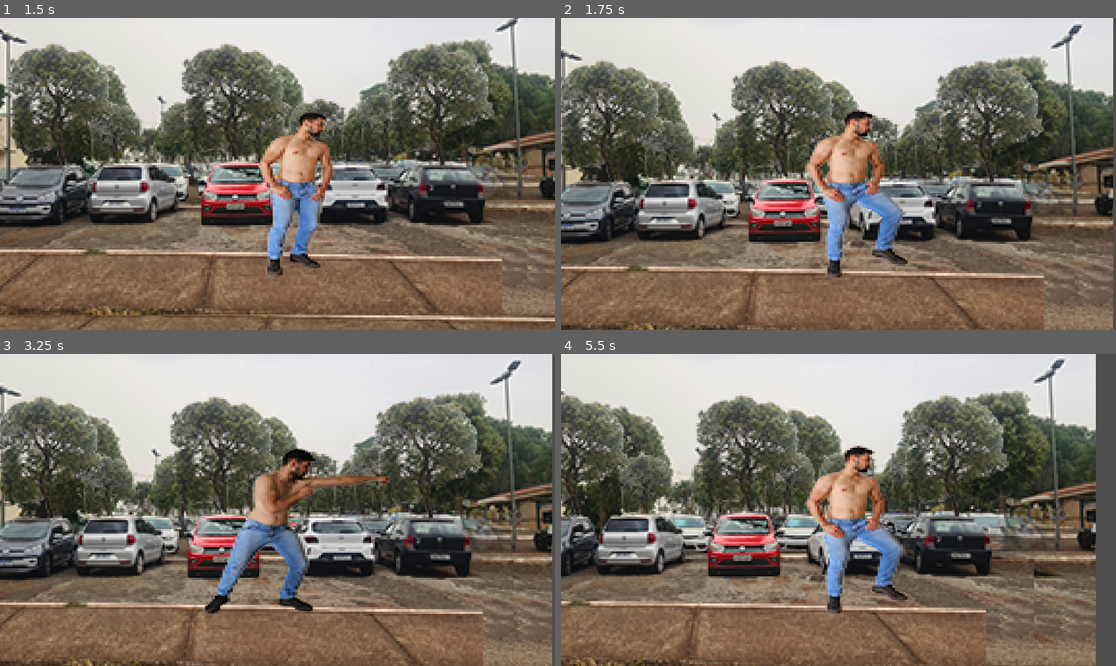
Above: before the commit, frames 1-4 (two rows, left to right).
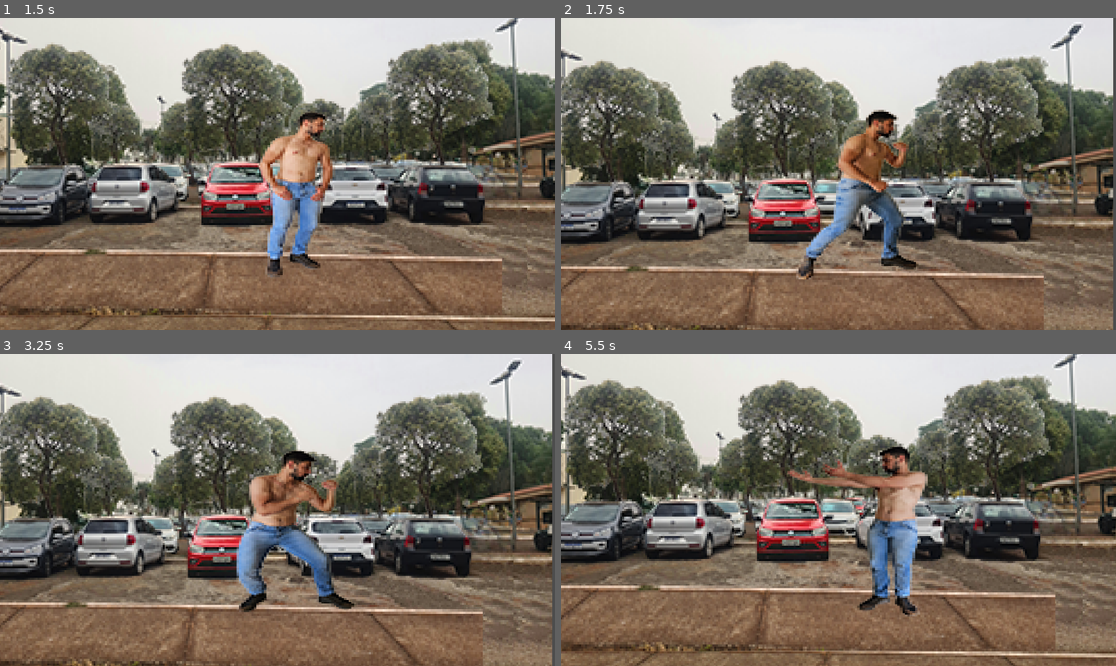
Above: after the commit, the same moments.

Repository: PHGomides/Desenvolvimento_UFcJ
Game: Godot game, scene res://Scripts/world.tscn
Same seed, same stepped clock (60 frames per second), same inputs: the game is played once before the commit and once after it.
Inputs:
- Up to frame 1 (1.5 s): tap Enter (ui_accept) at 0.5, 0.77, 1.07 s; hold Right (ui_right) from 0.53 s (still down); tap Keypad 1 (ui_punch) at 0.6 s; tap Keypad 3 (ui_especial, bound only after the commit) at 0.8, 1.35 s
- Up to frame 2 (1.75 s): keep holding Right (ui_right); tap Enter (ui_accept) at 1.52 s; tap Keypad 2 (ui_opcional, bound only after the commit) at 1.55 s
- Up to frame 3 (3.25 s): tap Enter (ui_accept) at 1.82, 2.3, 2.85, 3.02 s; release Right (ui_right) at 2.03 s; hold Left (ui_left) 2.03-2.78 s; tap Keypad 2 (ui_opcional, bound only after the commit) at 2.1 s; hold Right (ui_right) from 2.78 s (still down); tap Keypad 1 (ui_punch) at 3.05 s
- Up to frame 4 (5.5 s): tap Enter (ui_accept) at 3.32, 3.77, 4.07, 4.52, 4.82, 5.3 s; tap Keypad 1 (ui_punch) at 3.6 s; tap Keypad 3 (ui_especial, bound only after the commit) at 3.8, 4.35 s; release Right (ui_right) at 4.28 s; hold Left (ui_left) 4.28-5.03 s; tap Keypad 2 (ui_opcional, bound only after the commit) at 4.55, 5.1 s; hold Right (ui_right) from 5.03 s (still down)

Frame 1 is identical in both runs. In frame 2, 5.5% of the frame differs, in the area x 42-65%, y 29-84%; in frame 3, 5.5%; in frame 4, 59%, in the area x 0-100%, y 0-100%.

Commit message:
Adicionado Animações de soco(1,2 e 3) e especial

Diff:
--- a/game/Cenas/player.tscn
+++ b/game/Cenas/player.tscn
@@ -1,23 +1,36 @@
-[gd_scene load_steps=42 format=3 uid="uid://bqe2va7eeqr7s"]
+[gd_scene load_steps=77 format=3 uid="uid://bqe2va7eeqr7s"]
 
 [ext_resource type="Script" path="res://player.gd" id="1_o6lrx"]
 [ext_resource type="Texture2D" uid="uid://dt2vsigtmcjd2" path="res://Assests/Michel Sprites/Michel idle/1.png" id="2_jwyp1"]
+[ext_resource type="Texture2D" uid="uid://bo0bxmfamsjjl" path="res://Assests/Michel Sprites/Michel especial/1.png" id="2_oohdy"]
+[ext_resource type="Texture2D" uid="uid://bt1f2xyypdutk" path="res://Assests/Michel Sprites/Michel especial/2.png" id="3_2jbkh"]
 [ext_resource type="Texture2D" uid="uid://c0m0r2mh6bbhu" path="res://Assests/Michel Sprites/Michel idle/2.png" id="3_r82ry"]
 [ext_resource type="Texture2D" uid="uid://co2on4f8xrksa" path="res://Assests/Michel Sprites/Michel idle/3.png" id="4_lwkoh"]
+[ext_resource type="Texture2D" uid="uid://dmjo3uu1ni1uq" path="res://Assests/Michel Sprites/Michel especial/3.png" id="4_vfh0w"]
 [ext_resource type="Texture2D" uid="uid://n7scm252wh4m" path="res://Assests/Michel Sprites/Michel idle/4.png" id="5_6q74k"]
+[ext_resource type="Texture2D" uid="uid://bm8nmuvey4e6b" path="res://Assests/Michel Sprites/Michel especial/4.png" id="5_oaqop"]
 [ext_resource type="Texture2D" uid="uid://cmu1nkitk8tvt" path="res://Assests/Michel Sprites/Michel idle/5.png" id="6_hi60k"]
+[ext_resource type="Texture2D" uid="uid://v4daj0khp2vb" path="res://Assests/Michel Sprites/Michel especial/5.png" id="6_mtb45"]
+[ext_resource type="Texture2D" uid="uid://cul1ispfr16b5" path="res://Assests/Michel Sprites/Michel especial/6.png" id="7_g3kdp"]
 [ext_resource type="Texture2D" uid="uid://10a1c7ca6uoh" path="res://Assests/Michel Sprites/Michel idle/6.png" id="7_rfuc1"]
+[ext_resource type="Texture2D" uid="uid://cwgtayeb0d5nu" path="res://Assests/Michel Sprites/Michel especial/7.png" id="8_45bkl"]
 [ext_resource type="Texture2D" uid="uid://bapr5oe8v6o4t" path="res://Assests/Michel Sprites/Michel idle/7.png" id="8_ltk0q"]
+[ext_resource type="Texture2D" uid="uid://bjvmu2dqoi82i" path="res://Assests/Michel Sprites/Michel especial/8.png" id="9_nrbbc"]
 [ext_resource type="Texture2D" uid="uid://ccwy5jjlggl71" path="res://Assests/Michel Sprites/Michel idle/8.png" id="9_tdyrr"]
+[ext_resource type="Texture2D" uid="uid://cip66tkm2k32r" path="res://Assests/Michel Sprites/Michel especial/9.png" id="10_h6s0t"]
 [ext_resource type="Texture2D" uid="uid://bcdlfj2mcd8d" path="res://Assests/Michel Sprites/Michel idle/9.png" id="10_p0x61"]
+[ext_resource type="Texture2D" uid="uid://d3cyjl4yfx5cb" path="res://Assests/Michel Sprites/Michel especial/10.png" id="11_tsmbl"]
 [ext_resource type="Texture2D" uid="uid://du3uqej3no7h" path="res://Assests/Michel Sprites/Michel Andando/1.png" id="11_u4bky"]
 [ext_resource type="Texture2D" uid="uid://bpfdkrl4pbifm" path="res://Assests/Michel Sprites/Michel pulo/1.png" id="11_xu2u0"]
+[ext_resource type="Texture2D" uid="uid://cmw0s25dadxvs" path="res://Assests/Michel Sprites/Michel especial/11.png" id="12_2nq3y"]
 [ext_resource type="Texture2D" uid="uid://cto6rofe5xtog" path="res://Assests/Michel Sprites/Michel pulo/2.png" id="12_2xf0u"]
 [ext_resource type="Texture2D" uid="uid://bsapfvaag5kbq" path="res://Assests/Michel Sprites/Michel Andando/2.png" id="12_5lfsf"]
+[ext_resource type="Texture2D" uid="uid://chvadejlfxuce" path="res://Assests/Michel Sprites/Michel especial/_0000_Camada-13.png" id="13_kil8u"]
 [ext_resource type="Texture2D" uid="uid://bbgr31l2htdlu" path="res://Assests/Michel Sprites/Michel Andando/3.png" id="13_uodbb"]
 [ext_resource type="Texture2D" uid="uid://jeh8g161w0kv" path="res://Assests/Michel Sprites/Michel pulo/3.png" id="13_w1gfu"]
 [ext_resource type="Texture2D" uid="uid://mf5a1jqegnmn" path="res://Assests/Michel Sprites/Michel Andando/4.png" id="14_5qpre"]
 [ext_resource type="Texture2D" uid="uid://bhikfvpr3htii" path="res://Assests/Michel Sprites/Michel pulo/4.png" id="14_51mm0"]
+[ext_resource type="Texture2D" uid="uid://dr1xeula4uj3q" path="res://Assests/Michel Sprites/Michel especial/_0001_Camada-12.png" id="14_etufl"]
 [ext_resource type="Texture2D" uid="uid://decu5ka4bf6or" path="res://Assests/Michel Sprites/Michel pulo/5.png" id="15_drlfq"]
 [ext_resource type="Texture2D" uid="uid://b4q1ood3jxrsv" path="res://Assests/Michel Sprites/Michel Andando/5.png" id="15_u5nfp"]
 [ext_resource type="Texture2D" uid="uid://dx7iq0y7gy47o" path="res://Assests/Michel Sprites/Michel pulo/6.png" id="16_amqtn"]
@@ -39,12 +52,78 @@
 [ext_resource type="Texture2D" uid="uid://css0vhrhe4anw" path="res://Assests/Michel Sprites/Michel golpe 2/_0002_Camada-3.png" id="25_ogvv2"]
 [ext_resource type="Texture2D" uid="uid://1wtxp84op7t4" path="res://Assests/Michel Sprites/Michel golpe 2/_0003_Camada-2.png" id="26_05dqn"]
 [ext_resource type="Texture2D" uid="uid://b8cpf8i4x1l6q" path="res://Assests/Michel Sprites/Michel golpe 2/_0004_Camada-1.png" id="27_lxf4v"]
+[ext_resource type="Texture2D" uid="uid://cgbgdu7vhejjv" path="res://Assests/Michel Sprites/Michel golpe 3/1.png" id="28_q6xlx"]
+[ext_resource type="Texture2D" uid="uid://cg3imqwe3q1p" path="res://Assests/Michel Sprites/Michel golpe 3/2.png" id="29_sdiuu"]
+[ext_resource type="Texture2D" uid="uid://e16ctvwa42" path="res://Assests/Michel Sprites/Michel golpe 3/3.png" id="30_fijxs"]
+[ext_resource type="Texture2D" uid="uid://cfvj1tlblkctc" path="res://Assests/Michel Sprites/Michel golpe 3/4.png" id="31_d7tf0"]
+[ext_resource type="Texture2D" uid="uid://bcedh3lxotcmd" path="res://Assests/Michel Sprites/michel chute/1.png" id="31_qt3kk"]
+[ext_resource type="Texture2D" uid="uid://br8p5g8nx1exb" path="res://Assests/Michel Sprites/michel chute/3.png" id="32_4ahhf"]
+[ext_resource type="Texture2D" uid="uid://eyk5el6r4poa" path="res://Assests/Michel Sprites/Michel golpe 3/5.png" id="32_b6oav"]
+[ext_resource type="Texture2D" uid="uid://bhe43rxu812au" path="res://Assests/Michel Sprites/michel chute/4.png" id="33_xli3h"]
+[ext_resource type="Texture2D" uid="uid://rvqsfowb85gb" path="res://Assests/Michel Sprites/Michel golpe 3/6.png" id="33_y21m4"]
+[ext_resource type="Texture2D" uid="uid://dbmxye1ojhm4y" path="res://Assests/Michel Sprites/Michel golpe 3/7.png" id="34_6rf7h"]
+[ext_resource type="Texture2D" uid="uid://cjmlnynqle062" path="res://Assests/Michel Sprites/michel chute/5.png" id="34_esq1c"]
+[ext_resource type="Texture2D" uid="uid://rw1wvecukths" path="res://Assests/Michel Sprites/Michel golpe 3/8.png" id="35_3x4i6"]
+[ext_resource type="Texture2D" uid="uid://dsoxpyws13e5w" path="res://Assests/Michel Sprites/michel chute/6.png" id="35_ejdmu"]
+[ext_resource type="Texture2D" uid="uid://bblspll37itd7" path="res://Assests/Michel Sprites/michel chute/7.png" id="36_ec3c4"]
+[ext_resource type="Texture2D" uid="uid://gr35v5wjntlp" path="res://Assests/Michel Sprites/Michel golpe 3/9.png" id="36_ptbpf"]
+[ext_resource type="Texture2D" uid="uid://b8wuhvl485dc7" path="res://Assests/Michel Sprites/michel chute/8.png" id="37_3exb6"]
+[ext_resource type="Texture2D" uid="uid://m6g6bn7lknnf" path="res://Assests/Michel Sprites/michel chute/9.png" id="38_qe7rh"]
+[ext_resource type="Texture2D" uid="uid://dgdkt85t1e4vb" path="res://Assests/Michel Sprites/michel chute/10.png" id="39_nhbsa"]
+[ext_resource type="Texture2D" uid="uid://6k0qe1o3w3ih" path="res://Assests/Michel Sprites/michel chute/11.png" id="40_awefk"]
+[ext_resource type="Texture2D" uid="uid://dtjh2wb0sdk6i" path="res://Assests/Michel Sprites/michel chute/12.png" id="41_2o6mg"]
+[ext_resource type="Texture2D" uid="uid://dp1c1jyici8n5" path="res://Assests/Michel Sprites/michel chute/13.png" id="42_t7e3y"]
+[ext_resource type="Texture2D" uid="uid://csyjcogfgfcy7" path="res://Assests/Michel Sprites/michel chute/14.png" id="43_etp2m"]
 
 [sub_resource type="RectangleShape2D" id="RectangleShape2D_m024i"]
 size = Vector2(233, 429)
 
 [sub_resource type="SpriteFrames" id="SpriteFrames_16flq"]
 animations = [{
+"frames": [{
+"duration": 1.0,
+"texture": ExtResource("2_oohdy")
+}, {
+"duration": 1.0,
+"texture": ExtResource("3_2jbkh")
+}, {
+"duration": 1.0,
+"texture": ExtResource("4_vfh0w")
+}, {
+"duration": 1.0,
+"texture": ExtResource("5_oaqop")
+}, {
+"duration": 1.0,
+"texture": ExtResource("6_mtb45")
+}, {
+"duration": 1.0,
+"texture": ExtResource("7_g3kdp")
+}, {
+"duration": 1.0,
+"texture": ExtResource("8_45bkl")
+}, {
+"duration": 1.0,
+"texture": ExtResource("9_nrbbc")
+}, {
+"duration": 1.0,
+"texture": ExtResource("10_h6s0t")
+}, {
+"duration": 1.0,
+"texture": ExtResource("11_tsmbl")
+}, {
+"duration": 1.0,
+"texture": ExtResource("12_2nq3y")
+}, {
+"duration": 1.0,
+"texture": ExtResource("13_kil8u")
+}, {
+"duration": 1.0,
+"texture": ExtResource("14_etufl")
+}],
+"loop": false,
+"name": &"especial",
+"speed": 10.0
+}, {
 "frames": [{
 "duration": 1.0,
 "texture": ExtResource("2_jwyp1")
@@ -101,7 +180,51 @@
 }],
 "loop": false,
 "name": &"jump",
-"speed": 10.0
+"speed": 18.0
+}, {
+"frames": [{
+"duration": 1.0,
+"texture": ExtResource("31_qt3kk")
+}, {
+"duration": 1.0,
+"texture": ExtResource("32_4ahhf")
+}, {
+"duration": 1.0,
+"texture": ExtResource("33_xli3h")
+}, {
+"duration": 1.0,
+"texture": ExtResource("34_esq1c")
+}, {
+"duration": 1.0,
+"texture": ExtResource("35_ejdmu")
+}, {
+"duration": 1.0,
+"texture": ExtResource("36_ec3c4")
+}, {
+"duration": 1.0,
+"texture": ExtResource("37_3exb6")
+}, {
+"duration": 1.0,
+"texture": ExtResource("38_qe7rh")
+}, {
+"duration": 1.0,
+"texture": ExtResource("39_nhbsa")
+}, {
+"duration": 1.0,
+"texture": ExtResource("40_awefk")
+}, {
+"duration": 1.0,
+"texture": ExtResource("41_2o6mg")
+}, {
+"duration": 1.0,
+"texture": ExtResource("42_t7e3y")
+}, {
+"duration": 1.0,
+"texture": ExtResource("43_etp2m")
+}],
+"loop": true,
+"name": &"opcional",
+"speed": 5.0
 }, {
 "frames": [{
 "duration": 1.0,
@@ -141,7 +264,39 @@
 }],
 "loop": false,
 "name": &"punch2",
-"speed": 5.0
+"speed": 15.0
+}, {
+"frames": [{
+"duration": 1.0,
+"texture": ExtResource("28_q6xlx")
+}, {
+"duration": 1.0,
+"texture": ExtResource("29_sdiuu")
+}, {
+"duration": 1.0,
+"texture": ExtResource("30_fijxs")
+}, {
+"duration": 1.0,
+"texture": ExtResource("31_d7tf0")
+}, {
+"duration": 1.0,
+"texture": ExtResource("32_b6oav")
+}, {
+"duration": 1.0,
+"texture": ExtResource("33_y21m4")
+}, {
+"duration": 1.0,
+"texture": ExtResource("34_6rf7h")
+}, {
+"duration": 1.0,
+"texture": ExtResource("35_3x4i6")
+}, {
+"duration": 1.0,
+"texture": ExtResource("36_ptbpf")
+}],
+"loop": false,
+"name": &"punch3",
+"speed": 15.0
 }, {
 "frames": [{
 "duration": 0.01,
@@ -202,7 +357,7 @@
 position = Vector2(156, -94)
 scale = Vector2(0.811237, 0.554847)
 sprite_frames = SubResource("SpriteFrames_16flq")
-animation = &"punch2"
+animation = &"opcional"
 
 [node name="AnimationPlayer" type="AnimationPlayer" parent="anim"]
 
--- a/game/player.gd
+++ b/game/player.gd
@@ -8,6 +8,15 @@
 
 # Variável booleana que indica se o personagem está atacando
 var is_attacking = false
+# Variável que alterna entre os estados da animação de ataque
+var attack_state = 0
+
+# Variável para decidir se o especial pode ser usado
+var using_special = false
+var special_could = true
+
+#variavel para usar ataque opcional
+var opcional_attack = false
 
 # Referência ao nó AnimatedSprite2D, que controla as animações do personagem
 @onready var animation := $anim as AnimatedSprite2D
@@ -19,7 +28,7 @@
 		velocity += get_gravity() * delta
 
 	# Lógica para o pulo.
-	if Input.is_action_just_pressed("ui_accept") and is_on_floor():
+	if Input.is_action_just_pressed("ui_accept") and is_on_floor() and not is_attacking:
 		is_jumping = true
 		velocity.y = JUMP_VELOCITY
 	elif is_on_floor():
@@ -28,14 +37,36 @@
 	# Lógica para ataque.
 	if Input.is_action_just_pressed("ui_punch") and not is_attacking:
 		print("1 foi pressionado")
-		animation.play("punch1")  # Reproduz a animação de soco
 		is_attacking = true  # Marca que o personagem está atacando
 
-	# Captura a direção horizontal com base na entrada do jogador (teclas esquerda/direita)
-	var direction := Input.get_axis("ui_left", "ui_right")
-	if !is_attacking:
-	# Direita retorna 1, esquerda retorna -1
-		if direction:
+		# Alterna entre as animações de punch
+		if attack_state == 0:
+			animation.play("punch1")
+			attack_state = 1
+		elif attack_state == 1:
+			animation.play("punch2")
+			attack_state = 2
+		else:
+			animation.play("punch3")
+			attack_state = 0
+
+	#logica para usar ataque opcional
+	if Input.is_action_just_pressed("ui_opcional") and not is_attacking and not opcional_attack:
+		print("2 foi pressionado")
+		animation.play("opcional")
+
+	# Lógica para o ataque especial
+	if Input.is_action_just_pressed("ui_especial") and is_on_floor() and not using_special and not is_attacking and special_could:
+		print("3 foi pressionado")
+		animation.play("especial")
+		is_attacking = true
+		using_special = true # Marca o especial como usado
+
+	# Movimento só é permitido se não estiver atacando
+	if not is_attacking:
+		var direction := Input.get_axis("ui_left", "ui_right")
+
+		if direction != 0:
 			velocity.x = direction * SPEED
 			# Corrigir apenas o sinal da escala, mantendo o valor absoluto constante
 			animation.scale.x = abs(animation.scale.x) * direction
@@ -50,8 +81,11 @@
 	move_and_slide()
 
 # Função que é chamada automaticamente quando a animação termina
+func _on_anim_animation_finished() -> void:
+	# Verifica se a animação que acabou de terminar é de ataque
+	if animation.animation in ["punch1", "punch2", "punch3", "especial"]:
+		is_attacking = false  # Permite que o personagem volte a se mover após o ataque
 
-func _on_anim_animation_finished() -> void:
-	# Verifica se a animação que acabou de terminar é a de soco
-	if animation.animation == "punch1":
-		is_attacking = false  # Permite que o personagem volte a se mover após o soco
+		if animation.animation == "especial":
+			# Opcional: permite o uso do especial mais de uma vez se necessário
+			using_special = false
--- a/game/project.godot
+++ b/game/project.godot
@@ -22,9 +22,14 @@
 "events": [Object(InputEventKey,"resource_local_to_scene":false,"resource_name":"","device":0,"window_id":0,"alt_presse …(194 unchanged characters)…
 ]
 }
-ui_punch2={
+ui_opcional={
 "deadzone": 0.5,
 "events": [Object(InputEventKey,"resource_local_to_scene":false,"resource_name":"","device":0,"window_id":0,"alt_presse …(194 unchanged characters)…
+]
+}
+ui_especial={
+"deadzone": 0.5,
+"events": [Object(InputEventKey,"resource_local_to_scene":false,"resource_name":"","device":0,"window_id":0,"alt_pressed":false,"shift_pressed":false,"ctrl_pressed":false,"meta_pressed":false,"pressed":false,"keycode":0,"physical_keycode":4194441,"key_label":0,"unicode":0,"location":0,"echo":false,"script":null)
 ]
 }
 
Not shown, changed: README.md
